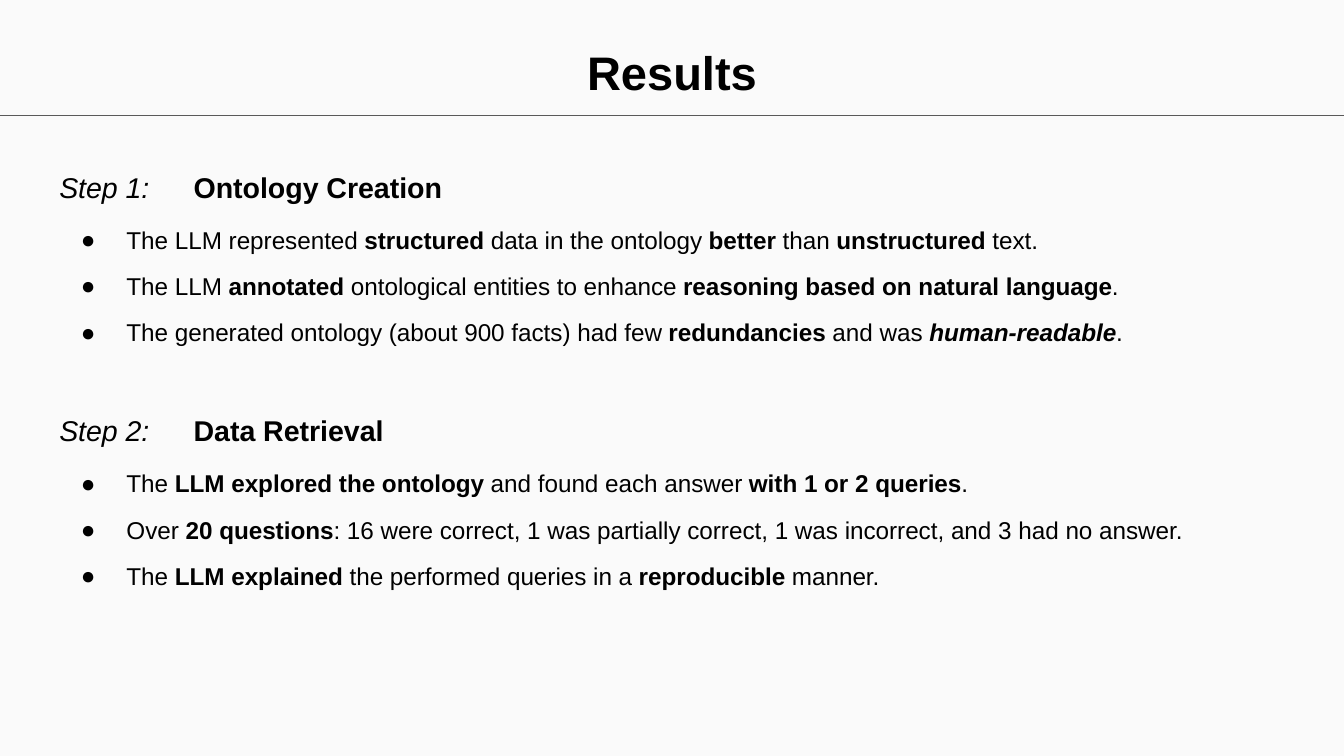
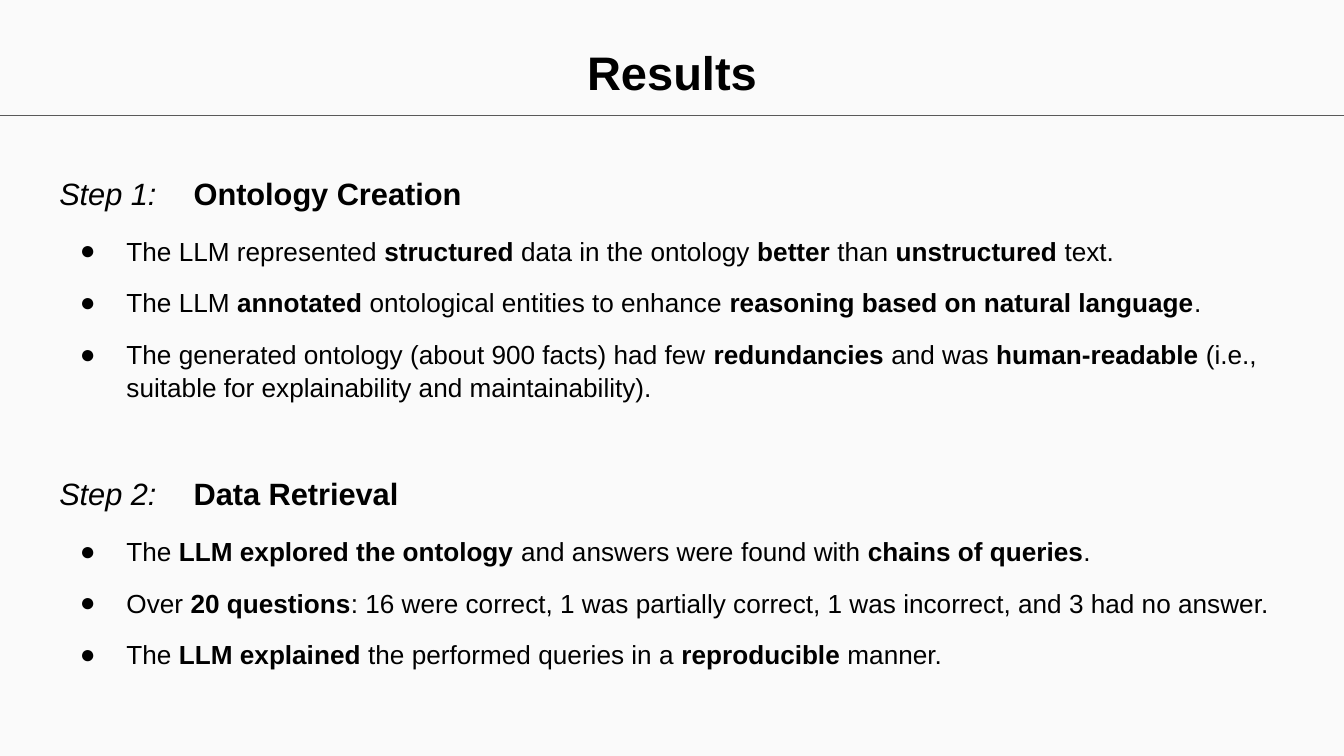
Before and after one commit to buoncubi/PoC_OWL-LLM_Integration, a slide deck: slide 5 of presentation/Ontology-LLM Integration PoC.pptx. Drawn at 1344x756 pixels with LibreOffice and Linux fonts; fonts in the diff are those of the drawing. Boxes give left, top, right and bottom in pixels: in the first picture for what was removed or moved away, otherwise in the second. Text is boxed around its words. In the diff, an @@ line names an element or a change of style, - is before the commit and + after.

Commit message:
Update presentation.

```diff
--- a/presentation/Ontology-LLM Integration PoC.pptx
+++ b/presentation/Ontology-LLM Integration PoC.pptx
@@ text at (59, 182, 1268, 670): size 15.3 to 16.5 pt in "Step 1: Ontology Creation", "Step 2: Data Retrieval"; size 12.9 to 14 pt in "The LLM represented structured data in the ...", "The LLM annotated ontological entities to enhance ...", "Over 20 questions: 16 were correct, 1 ...", "The LLM explained the performed queries in ..."; line spacing 0.95 to 1.05; indent changed; less space between paragraphs; more space between paragraphs @@
@@ text at (126, 345, 1257, 403): text changed; size 12.9 to 14 pt @@
-● The generated ontology (about 900 facts) had few redundancies and was human-readable.
+● The generated ontology (about 900 facts) had few redundancies and was human-readable (i.e., suitable for explainability and maintainability).
@@ text at (126, 542, 1091, 567): text changed; size 12.9 to 14 pt @@
-● The LLM explored the ontology and found each answer with 1 or 2 queries.
+● The LLM explored the ontology and answers were found with chains of queries.
```
Also in this commit, not shown: 1 other slide changed, 1 other file.
